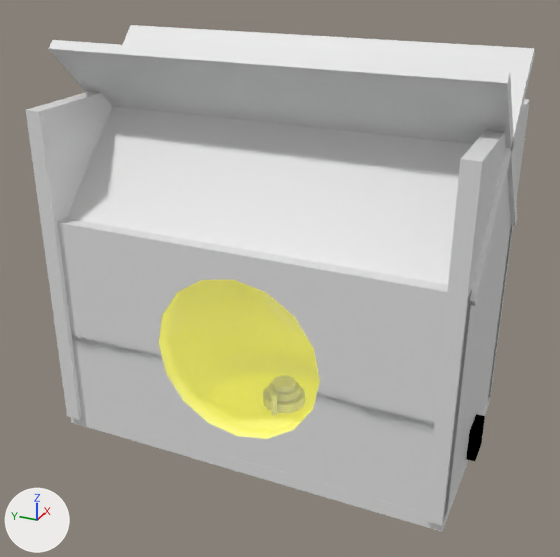
What one commit did to the Blender file assets/blends/tf-pedestal.blend.
Rendered twice from a camera (50 mm lens) standing at (-53.3, -23.6, 38.6) and looking at (-0.8, 0.0, 12.3). The lights are fixed; the arrows at lower left show +X, +Y and +Z. Objects named as collision shapes, trigger or cutter boxes, shadow casters or lower levels of detail are left out.

The first picture shows 'Cube', 'Cube.001-col', 'Cube.002-col', 'Cube.003', 'floor-col'.
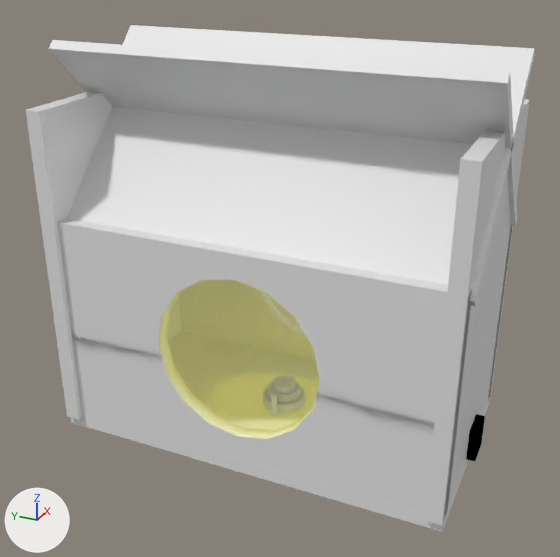
Commit message: cow/bird pedestal rooms

The edits, one by one:
In material 'sunbeams' (mat_sunbeams), alpha goes from 0.622 to 0.276.

Where the change shows, as pixel boxes (x1, y1, x2, y2) in the pictures (560 x 557 px):
'Cube.003', surface changed: (159, 280, 320, 439) in both
